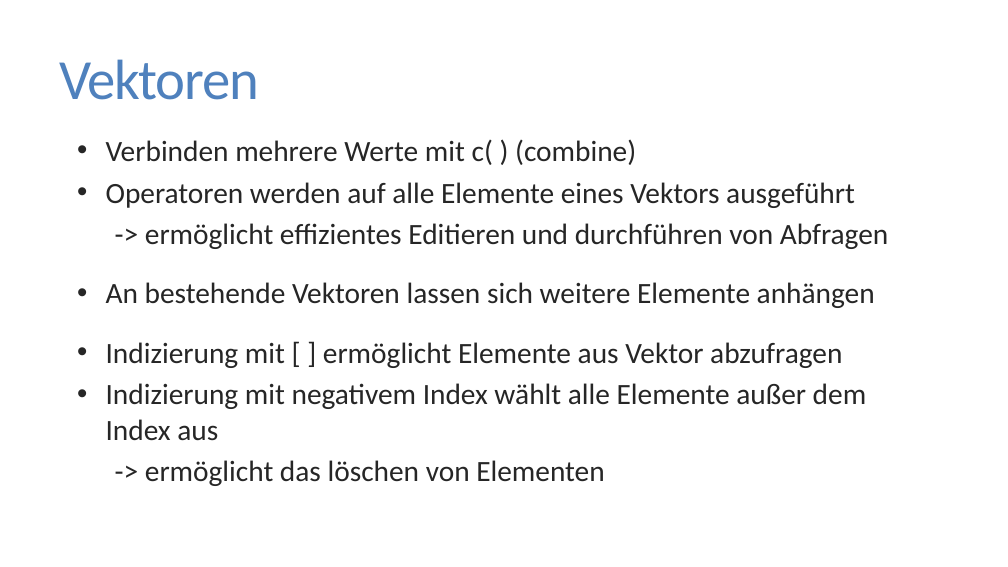
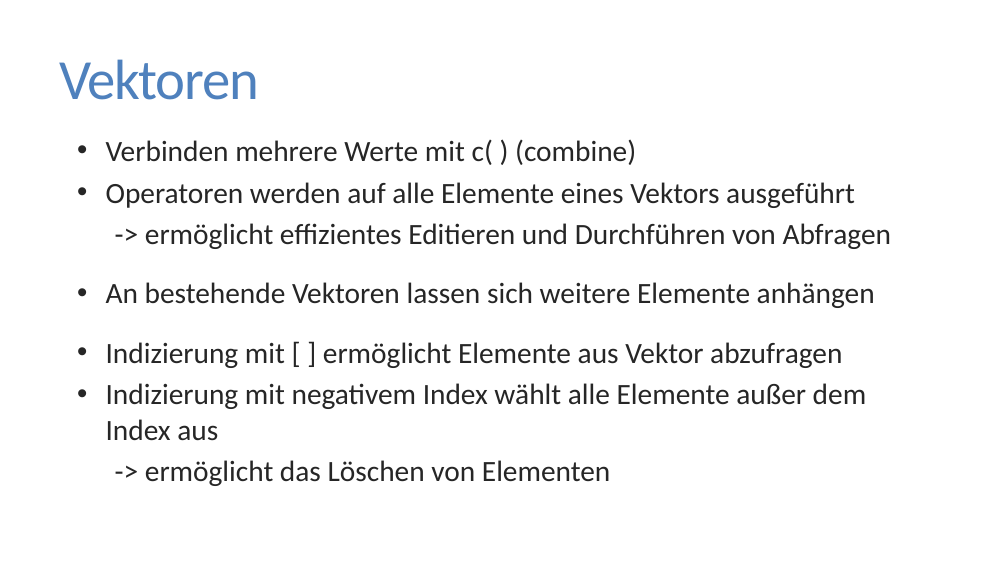
Before and after one commit to FlorianKeppeler/RKurs, a slide deck: slide 17 of Einführung in R.pptx. Drawn at 1008x567 pixels with LibreOffice and Linux fonts; fonts in the diff are those of the drawing. Boxes give left, top, right and bottom in pixels: in the first picture for what was removed or moved away, otherwise in the second. Text is boxed around its words. In the diff, an @@ line names an element or a change of style, - is before the commit and + after.

```diff
--- a/Einführung in R.pptx
+++ b/Einführung in R.pptx
@@ text at (145, 223, 891, 249): text changed @@
-  -> ermöglicht effizientes Editieren und durchführen von Abfragen
+  -> ermöglicht effizientes Editieren und Durchführen von Abfragen
@@ text at (145, 460, 610, 486): text changed @@
-  -> ermöglicht das löschen von Elementen
+  -> ermöglicht das Löschen von Elementen
```
Also in this commit, not shown: 15 other slides changed, 2 slides added, 1 other file.
